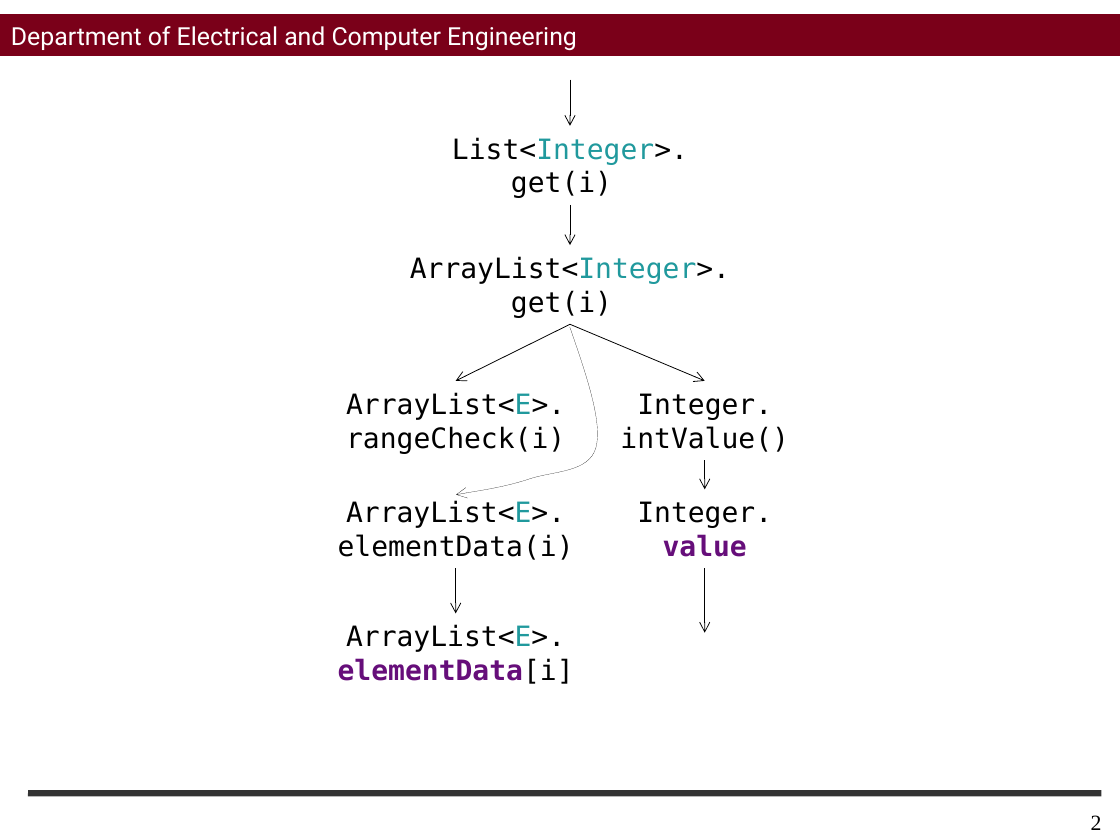
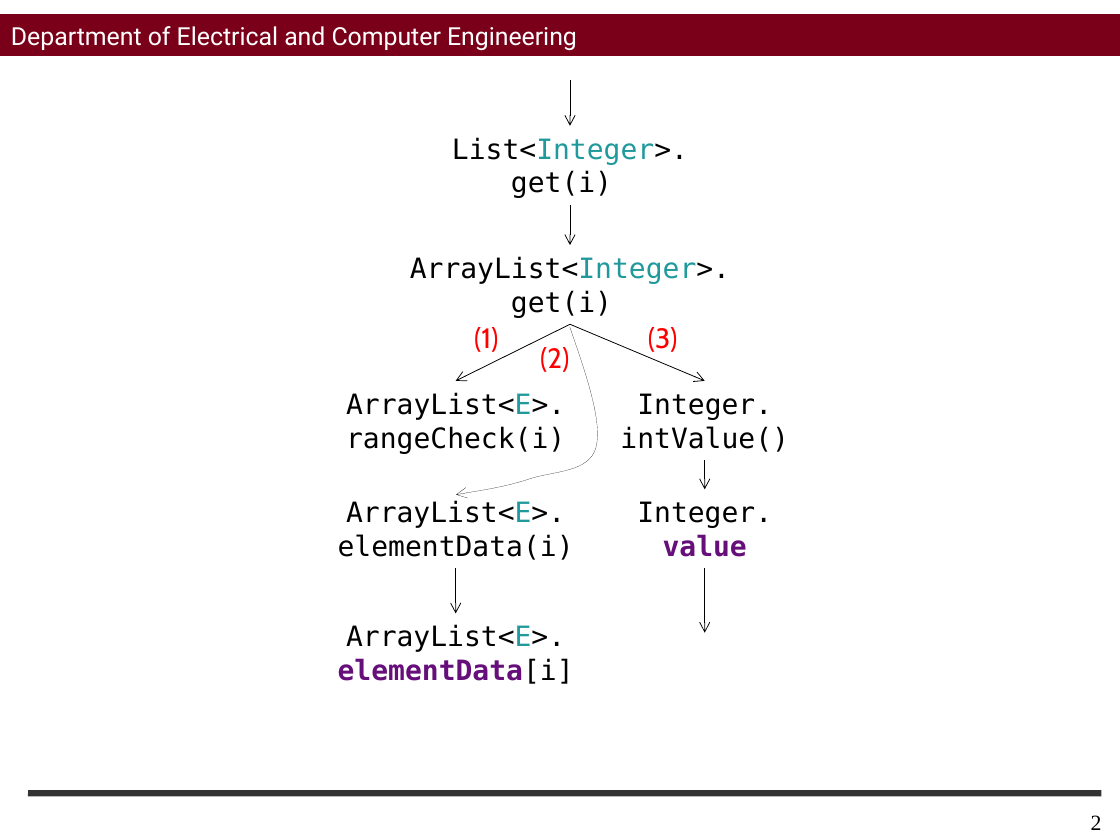
Before and after one commit to sohah/ISSTA-Veritesting, a slide deck: slide 2 of figures/Figures.pptx. Drawn at 1120x840 pixels with LibreOffice and Linux fonts; fonts in the diff are those of the drawing; background and template pictures are left out. Boxes give left, top, right and bottom in pixels: in the first picture for what was removed or moved away, otherwise in the second. Text is boxed around its words. In the diff, an @@ line names an element or a change of style, - is before the commit and + after.

```diff
--- a/figures/Figures.pptx
+++ b/figures/Figures.pptx
@@ text added at [474, 327, 498, 352], 18 pt, text #FF0000 @@
+(1)
@@ text added at [648, 327, 677, 352], 18 pt, text #FF0000 @@
+(3)
@@ text added at [540, 347, 569, 372], 18 pt, text #FF0000 @@
+(2)
```
Also in this commit, not shown: 1 other slide changed, 1 slide added, 4 other files.
